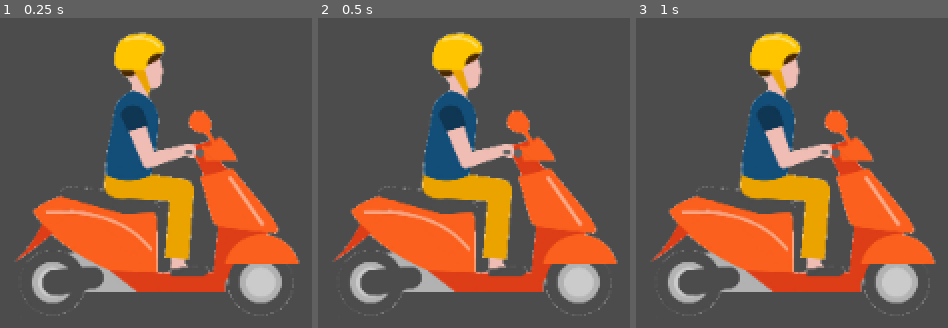
Above: before the commit, frames 1-3 (left to right).
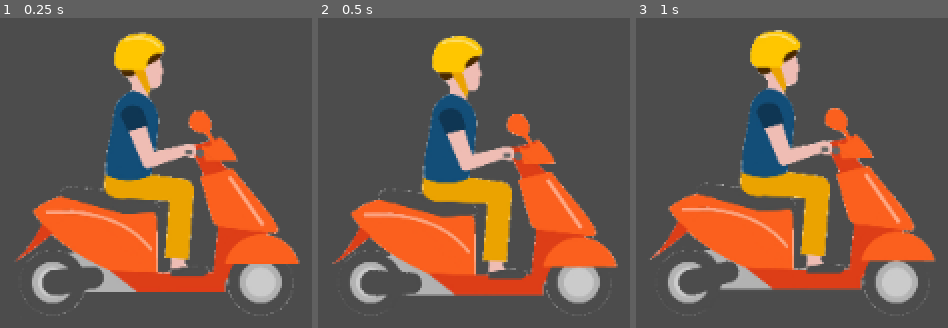
Above: after the commit, the same moments.

Repository: Anatolij-Grigorjev/MopedRebelGO
Game: Godot game, scene res://rebel/moped_rebel.tscn
Two runs of this game, one before a commit and one after it. Both use one fixed random seed, a clock stepped at 60 frames per second and the inputs below. The project has no main scene, so this scene is started directly.
Inputs:
- Up to frame 1 (0.25 s): no input
- Up to frame 2 (0.5 s): no input
- Up to frame 3 (1 s): hold W (swerve_up, bound only after the commit) from 0.53 s (still down)

Frame 1 is identical in both runs. In frame 2, 9.1% of the frame differs, in the area x 4-97%, y 4-96%; in frame 3, 9.1%, in the area x 4-97%, y 3-96%.
Error in both runs: Invalid get index '-1' (on base: 'Array'). (res://utils/logger.gd:97)

Commit message:
add swerve up and down animations, idle riding animation for moped

Diff:
--- a/game/project.godot
+++ b/game/project.godot
@@ -35,6 +35,19 @@
 config/name="MopedRebelGO"
 config/icon="res://icon.png"
 
+[input]
+
+swerve_up={
+"deadzone": 0.5,
+"events": [ Object(InputEventKey,"resource_local_to_scene":false,"resource_name":"","device":0,"alt":false,"shift":false,"control":false,"meta":false,"command":false,"pressed":false,"scancode":87,"unicode":0,"echo":false,"script":null)
+ ]
+}
+swerve_down={
+"deadzone": 0.5,
+"events": [ Object(InputEventKey,"resource_local_to_scene":false,"resource_name":"","device":0,"alt":false,"shift":false,"control":false,"meta":false,"command":false,"pressed":false,"scancode":83,"unicode":0,"echo":false,"script":null)
+ ]
+}
+
 [rendering]
 
 environment/default_environment="res://default_env.tres"
--- a/game/rebel/moped_rebel.gd
+++ b/game/rebel/moped_rebel.gd
@@ -9,13 +9,55 @@
 """
 var Logger : Resource = preload("res://utils/logger.gd")
 
+
 const CRUISE_SPEED = C.MR_CRUISE_SPEED
 
+
+signal swerve_direction_pressed(swerve_direction)
+
+
 export(Vector2) var velocity := Vector2(CRUISE_SPEED, 0)
+
 
 onready var animator := $AnimationPlayer
 onready var LOG : Logger = Logger.new(self)
 
 
+var is_swerving: bool = false
+
 func _ready() -> void:
 	pass
+
+
+func _process(delta: float) -> void:
+	_process_swerve_input()
+	pass
+
+
+func _process_swerve_input() -> void:
+	if (is_swerving):
+		return
+
+	var desired_swerve_direction := 0
+	if Input.is_action_pressed("swerve_up"):
+		desired_swerve_direction -= 1
+	if Input.is_action_pressed("swerve_down"):
+		desired_swerve_direction += 1
+
+	if desired_swerve_direction != 0:
+		#present stage with desired swerve direction
+		# -1 for going up
+		# +1 for going down
+		emit_signal("swerve_direction_pressed", desired_swerve_direction)
+		pass
+
+
+func begin_swerve(swerve_direction: int) -> void:
+	is_swerving = true
+	match(swerve_direction):
+		-1:
+			animator.play("swerve_up")
+		1:
+			animator.play("swerve_down")
+		_:
+			LOG.error("Cant parse swerve direction from {}!", [swerve_direction])
--- a/game/rebel/moped_rebel.tscn
+++ b/game/rebel/moped_rebel.tscn
@@ -1,18 +1,89 @@
-[gd_scene load_steps=4 format=2]
+[gd_scene load_steps=9 format=2]
 
 [ext_resource path="res://rebel/moped_rebel.gd" type="Script" id=1]
-[ext_resource path="res://rebel/rebel_on_moped_mid.png" type="Texture" id=2]
+[ext_resource path="res://rebel/rebel_on_moped_low.png" type="Texture" id=2]
+[ext_resource path="res://rebel/rebel_on_moped_mid.png" type="Texture" id=3]
+[ext_resource path="res://rebel/rebel_on_moped_high.png" type="Texture" id=4]
+
+[sub_resource type="SpriteFrames" id=2]
+animations = [ {
+"frames": [ ExtResource( 2 ), ExtResource( 3 ), ExtResource( 4 ), ExtResource( 3 ) ],
+"loop": true,
+"name": "default",
+"speed": 4.0
+} ]
 
 [sub_resource type="RectangleShape2D" id=1]
 extents = Vector2( 256, 56 )
+
+[sub_resource type="Animation" id=4]
+resource_name = "swerve_down"
+length = 0.25
+step = 0.05
+tracks/0/type = "value"
+tracks/0/path = NodePath(".:rotation_degrees")
+tracks/0/interp = 1
+tracks/0/loop_wrap = true
+tracks/0/imported = false
+tracks/0/enabled = true
+tracks/0/keys = {
+"times": PoolRealArray( 0, 0.25 ),
+"transitions": PoolRealArray( 1, 1 ),
+"update": 0,
+"values": [ 0.0, 5.0 ]
+}
+tracks/1/type = "value"
+tracks/1/path = NodePath(".:scale")
+tracks/1/interp = 1
+tracks/1/loop_wrap = true
+tracks/1/imported = false
+tracks/1/enabled = true
+tracks/1/keys = {
+"times": PoolRealArray( 0, 0.25 ),
+"transitions": PoolRealArray( 1, 1 ),
+"update": 0,
+"values": [ Vector2( 0.36, 0.36 ), Vector2( 0.3, 0.36 ) ]
+}
+
+[sub_resource type="Animation" id=3]
+resource_name = "swerve_up"
+length = 0.25
+step = 0.05
+tracks/0/type = "value"
+tracks/0/path = NodePath(".:rotation_degrees")
+tracks/0/interp = 1
+tracks/0/loop_wrap = true
+tracks/0/imported = false
+tracks/0/enabled = true
+tracks/0/keys = {
+"times": PoolRealArray( 0, 0.25 ),
+"transitions": PoolRealArray( 1, 1 ),
+"update": 0,
+"values": [ 0.0, -5.0 ]
+}
+tracks/1/type = "value"
+tracks/1/path = NodePath(".:scale")
+tracks/1/interp = 1
+tracks/1/loop_wrap = true
+tracks/1/imported = false
+tracks/1/enabled = true
+tracks/1/keys = {
+"times": PoolRealArray( 0, 0.25 ),
+"transitions": PoolRealArray( 1, 1 ),
+"update": 0,
+"values": [ Vector2( 0.36, 0.36 ), Vector2( 0.3, 0.36 ) ]
+}
 
 [node name="MopedRebel" type="KinematicBody2D"]
 scale = Vector2( 0.36, 0.36 )
 script = ExtResource( 1 )
 
-[node name="Sprite" type="Sprite" parent="."]
+[node name="AnimatedSprite" type="AnimatedSprite" parent="."]
 position = Vector2( 0, -210 )
-texture = ExtResource( 2 )
+scale = Vector2( 1, 1 )
+frames = SubResource( 2 )
+frame = 3
+playing = true
 
 [node name="CollisionShape2D" type="CollisionShape2D" parent="."]
 position = Vector2( 0, -12 )
@@ -22,3 +93,5 @@
 current = true
 
 [node name="AnimationPlayer" type="AnimationPlayer" parent="."]
+anims/swerve_down = SubResource( 4 )
+anims/swerve_up = SubResource( 3 )
--- a/game/utils/logger.gd
+++ b/game/utils/logger.gd
@@ -44,7 +44,7 @@
 		_logger_name = str(descriptor.get('name'))
 	else:
 		error("Tried to create logger from descriptor {} of type {}!", [descriptor, typeof(descriptor)])
-	info("Created logger {}!", [_logger_name])
+	info("Created logger '{}'!", [_logger_name])
 
 
 """
